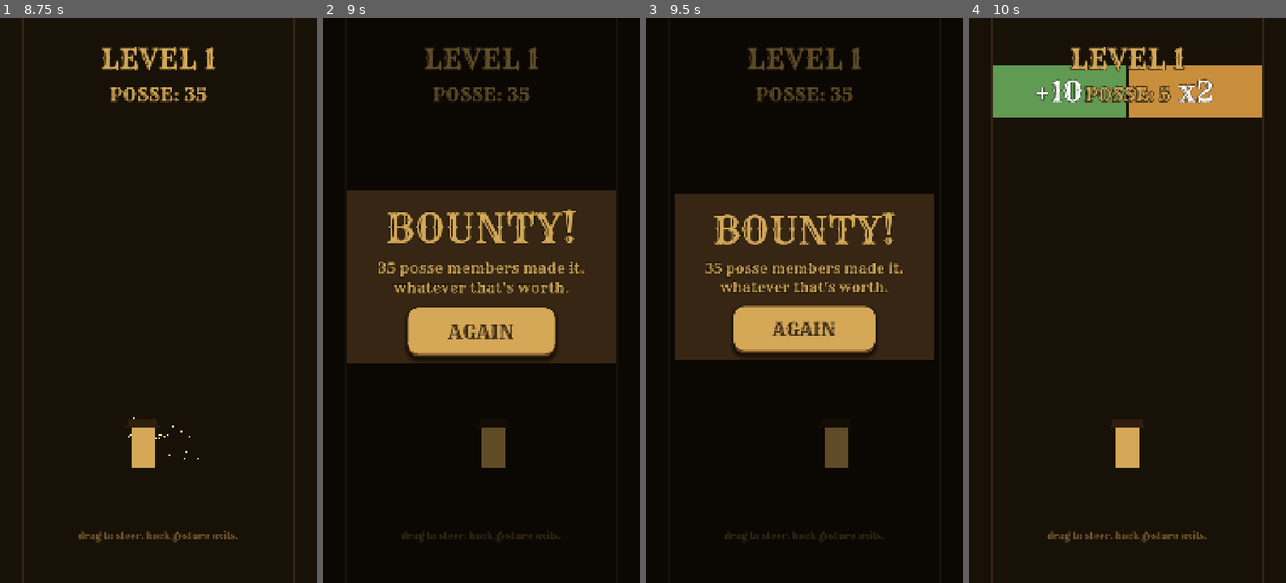
Above: before the commit, frames 1-4 (left to right).
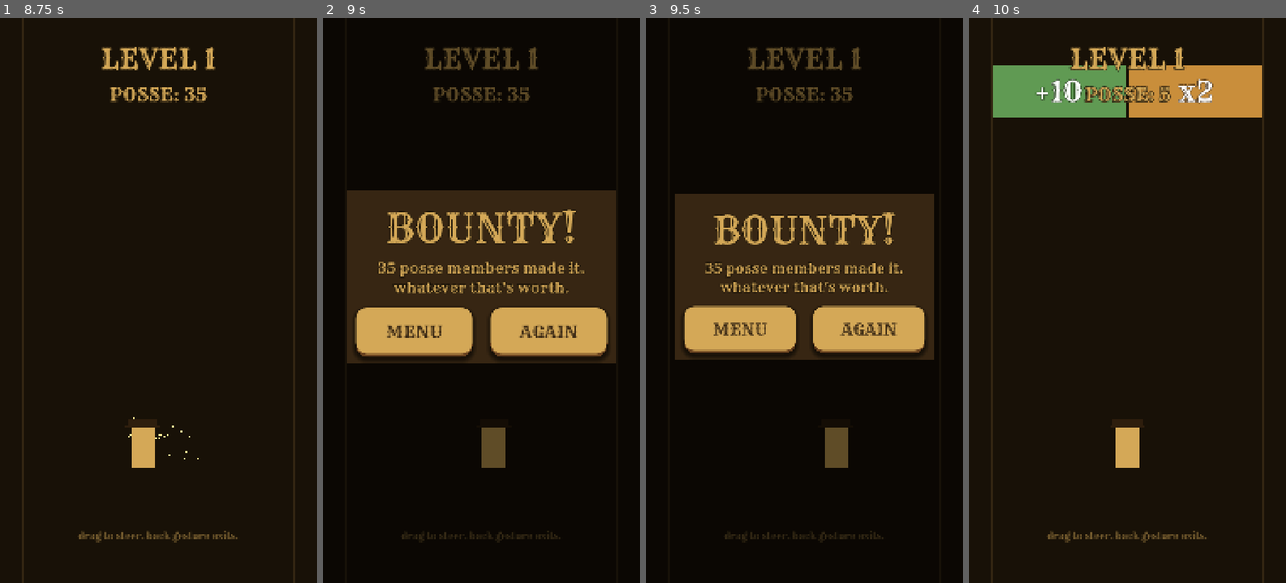
Above: after the commit, the same moments.

Repository: Joeputin100/Not_This_Again
Game: Godot game, scene res://scenes/main_menu.tscn
Two runs of this game, one before a commit and one after it. Both use one fixed random seed, a clock stepped at 60 frames per second and the inputs below.
Inputs (mouse positions are in pixels of both pictures, inside the frame that each line leads up to):
- Up to frame 1 (8.75 s): click "PLAY" at 0.5 s; tap Enter at 1.25 s; move the mouse to (228, 272) at 1.27 s; hold Shift 1.28-2 s; click (228, 272) at 1.42 s; drag from (95, 328) to (142, 413) at 2.02 s; move the mouse to (190, 176) at 2.77 s; tap Ctrl at 2.85, 7.35 s; click (190, 176) at 2.92 s; drag from (142, 413) to (63, 215) at 3.52 s; move the mouse to (253, 385) at 4.27 s; tap Alt at 4.35 s; click (253, 385) at 4.42 s; drag from (63, 215) to (110, 159) at 5.02 s; move the mouse to (174, 300) at 5.77 s; hold Shift 5.78-6.5 s; click (174, 300) at 5.92 s; drag from (110, 159) to (95, 328) at 6.52 s; move the mouse to (228, 272) at 7.27 s; click (228, 272) at 7.42 s; drag from (95, 328) to (142, 413) at 8.02 s
- Up to frame 2 (9 s): move the mouse to (513, 176) at 8.77 s; tap Alt at 8.85 s; click (513, 176) at 8.92 s
- Up to frame 3 (9.5 s): no input
- Up to frame 4 (10 s): click "AGAIN" at 9.5 s

Frame 1 is identical in both runs. In frame 2, 4.2% of the frame differs, in the area x 10-90%, y 51-61%; in frame 3, 3.9%; in frame 4, nothing differs.

Commit message:
Phase 1 fix pass (iter 9): back gesture, audio level, MENU button
Three real bugs from the iter 8 sideload report, all addressed:

1. BACK GESTURE QUITS INSTEAD OF NAVIGATING
   Root cause: Godot's `application/config/quit_on_go_back` defaults
   to `true`, which makes the engine auto-quit on back-press BEFORE
   forwarding NOTIFICATION_WM_GO_BACK_REQUEST to scripts. Our
   existing handlers were dead code.
   Fix: set quit_on_go_back=false in project.godot. Existing
   _notification handlers now actually fire.
   Expected after fix:
     - back from menu → still quits (our menu handler calls quit())
     - back from level → returns to menu (handler calls change_scene)
     - back from BOUNTY win overlay → returns to menu

2. AUDIO BARELY AUDIBLE
   Root cause: single-sine tones at 220/880 Hz fading from amplitude
   0.55 are intrinsically thin on phone speakers, which roll off
   below ~300 Hz anyway.
   Fix: regenerate both SFX as LAYERED sines (3 frequencies stacked)
   in the 400-1200 Hz range where phone speakers are happiest. Mix
   without normalization, then volume-down to avoid clipping. Tap
   is now 400+600+800 Hz; gate-pass is 600+900+1200 Hz (perfect
   fifth + octave for a "celebration" feel). Bumped
   AudioStreamPlayer.volume_db to +6 in audio_bus.gd as a safety
   margin.

3. BOUNTY OVERLAY MISSING MENU BUTTON
   Added a "MENU" button beside AGAIN. Both buttons squish on tap,
   then route to their destination (reload vs change_scene_to menu).
   Disabled both during animation to prevent double-tap routing
   conflicts.

Predictive back animation requires Android 14+. If user's device
is below that, back gesture is instant. Not a bug to fix.

Diff:
--- a/godot/project.godot
+++ b/godot/project.godot
@@ -18,6 +18,7 @@
 config/version="0.0.1"
 config/features=PackedStringArray("4.6", "Mobile")
 config/icon="res://icon.svg"
+config/quit_on_go_back=false
 run/main_scene="res://scenes/main_menu.tscn"
 
 [autoload]
--- a/godot/scenes/level.tscn
+++ b/godot/scenes/level.tscn
@@ -162,10 +162,21 @@
 [node name="PlayAgainButton" type="Button" parent="WinOverlay/WinPanel"]
 anchor_left = 0.5
 anchor_right = 0.5
-offset_left = -240.0
+offset_left = 30.0
 offset_top = 380.0
-offset_right = 240.0
+offset_right = 410.0
 offset_bottom = 540.0
 theme = ExtResource("2_theme")
-theme_override_font_sizes/font_size = 64
+theme_override_font_sizes/font_size = 56
 text = "AGAIN"
+
+[node name="MenuButton" type="Button" parent="WinOverlay/WinPanel"]
+anchor_left = 0.5
+anchor_right = 0.5
+offset_left = -410.0
+offset_top = 380.0
+offset_right = -30.0
+offset_bottom = 540.0
+theme = ExtResource("2_theme")
+theme_override_font_sizes/font_size = 56
+text = "MENU"
--- a/godot/scripts/audio_bus.gd
+++ b/godot/scripts/audio_bus.gd
@@ -23,6 +23,10 @@
 	var p := AudioStreamPlayer.new()
 	p.stream = stream
 	p.bus = "Master"
+	# +6dB headroom because phone speakers + casual play environments
+	# tend to swallow short SFX. Source files are already near peak
+	# amplitude; this is a safety margin, not a substitute for content.
+	p.volume_db = 6.0
 	add_child(p)
 	return p
 
--- a/godot/scripts/level.gd
+++ b/godot/scripts/level.gd
@@ -20,6 +20,7 @@
 @onready var win_panel: Control = $WinOverlay/WinPanel
 @onready var win_subtitle: Label = $WinOverlay/WinPanel/WinSubtitle
 @onready var again_button: Button = $WinOverlay/WinPanel/PlayAgainButton
+@onready var menu_button: Button = $WinOverlay/WinPanel/MenuButton
 
 var target_x: float
 
@@ -45,6 +46,7 @@
 		gate.triggered.connect(_on_gate_triggered.bind(gate))
 
 	again_button.pressed.connect(_on_again_pressed)
+	menu_button.pressed.connect(_on_menu_pressed)
 	# Pivot for the win panel scale-in animation
 	win_panel.pivot_offset = Vector2(440, 280)
 	_refresh_posse_label()
@@ -127,8 +129,8 @@
 
 func _on_again_pressed() -> void:
 	AudioBus.play_tap()
-	# Squish-and-bounce on the button before reloading the level.
 	again_button.disabled = true
+	menu_button.disabled = true
 	var t := create_tween()
 	t.tween_property(again_button, "scale", Vector2(0.92, 0.92), 0.06)
 	t.tween_property(again_button, "scale", Vector2.ONE, 0.16) \
@@ -136,3 +138,15 @@
 		.set_ease(Tween.EASE_OUT)
 	await t.finished
 	get_tree().reload_current_scene()
+
+func _on_menu_pressed() -> void:
+	AudioBus.play_tap()
+	again_button.disabled = true
+	menu_button.disabled = true
+	var t := create_tween()
+	t.tween_property(menu_button, "scale", Vector2(0.92, 0.92), 0.06)
+	t.tween_property(menu_button, "scale", Vector2.ONE, 0.16) \
+		.set_trans(Tween.TRANS_BACK) \
+		.set_ease(Tween.EASE_OUT)
+	await t.finished
+	get_tree().change_scene_to_file("res://scenes/main_menu.tscn")
Not shown, changed: godot/assets/sfx/gate_pass.ogg
Not shown, changed: godot/assets/sfx/tap.ogg
